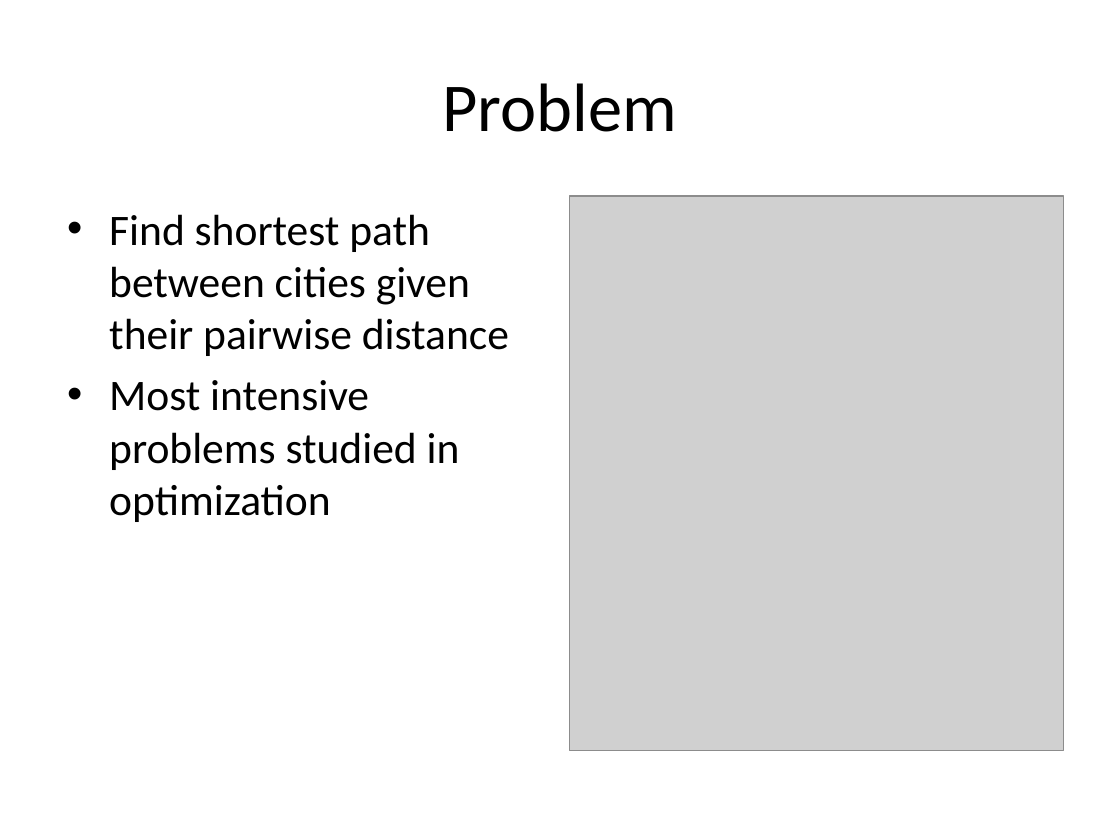
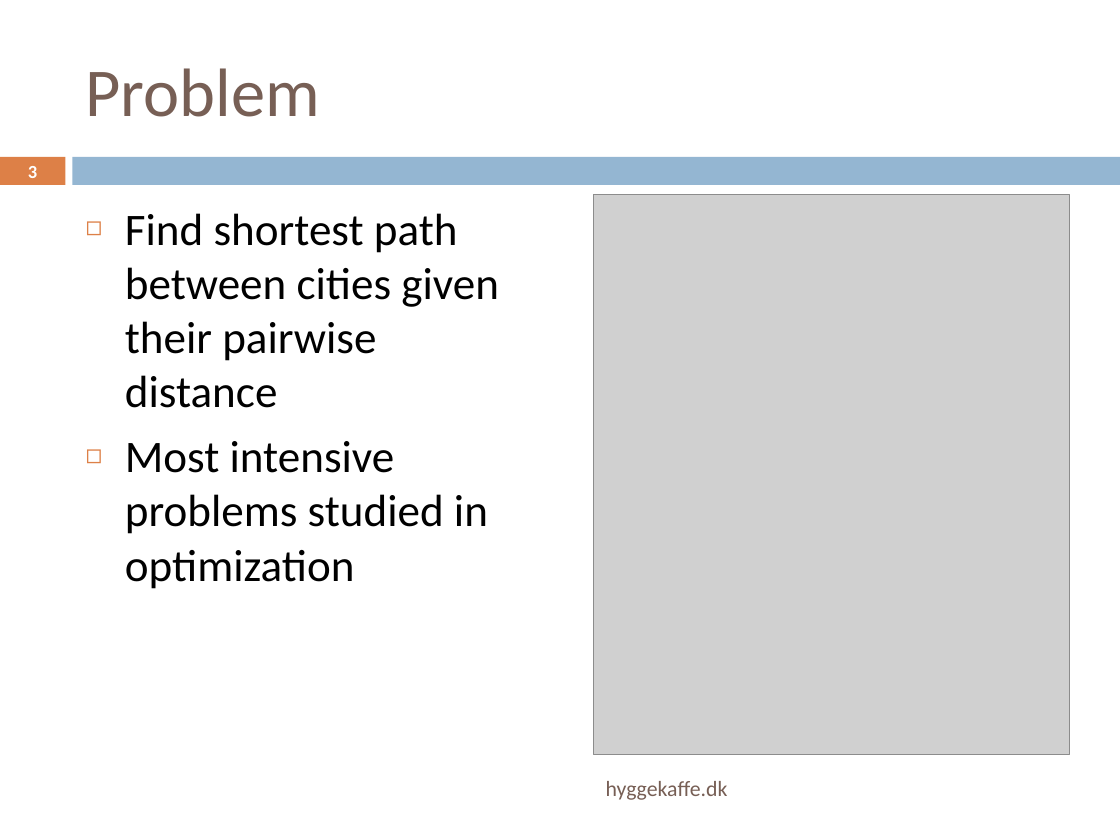
Before and after one commit to baekdahl/hyggekaffe, a slide deck: slide 3 of Graph Travel.pptx (slide 2 before the commit). Drawn at 1120x840 pixels with LibreOffice and Linux fonts; fonts in the diff are those of the drawing; grey boxes stand for pictures. Boxes give left, top, right and bottom in pixels: in the first picture for what was removed or moved away, otherwise in the second. Text is boxed around its words. In the diff, an @@ line names an element or a change of style, - is before the commit and + after.

```diff
--- a/Graph Travel.pptx
+++ b/Graph Travel.pptx
@@ title "Problem": place and size @@
-title "Problem" at bbox=[443, 83, 677, 132]
+title "Problem" at bbox=[86, 68, 320, 117]
@@ title "Problem" at bbox=[86, 68, 320, 117]: text colour #000000 to #775F55; alignment centre to left @@
@@ rectangle added at bbox=[0, 157, 65, 185], fill #DD8047 @@
@@ page number added at bbox=[28, 166, 37, 178], 11.9 pt, text #FFFFFF, bold @@
+3
@@ rectangle added at bbox=[73, 157, 1120, 185], fill #94B6D2 @@
@@ text "Find shortest path between cities ...": place and size @@
-text "Find shortest path between cities ..." at bbox=[109, 214, 509, 522]
+text "Find shortest path between cities ..." at bbox=[125, 213, 499, 589]
@@ text "Find shortest path between cities ..." at bbox=[125, 213, 499, 589]: size 28 to 29 pt; bullet • to ◻; more space between paragraphs @@
@@ picture: place and size @@
-picture at bbox=[569, 196, 1064, 750]
+picture at bbox=[594, 195, 1070, 755]
@@ text added at bbox=[606, 781, 728, 800], 14 pt, text #775F55 @@
+hyggekaffe.dk
```
Also in this commit, not shown: 2 other slides changed, 4 slides added, 9 other files.
